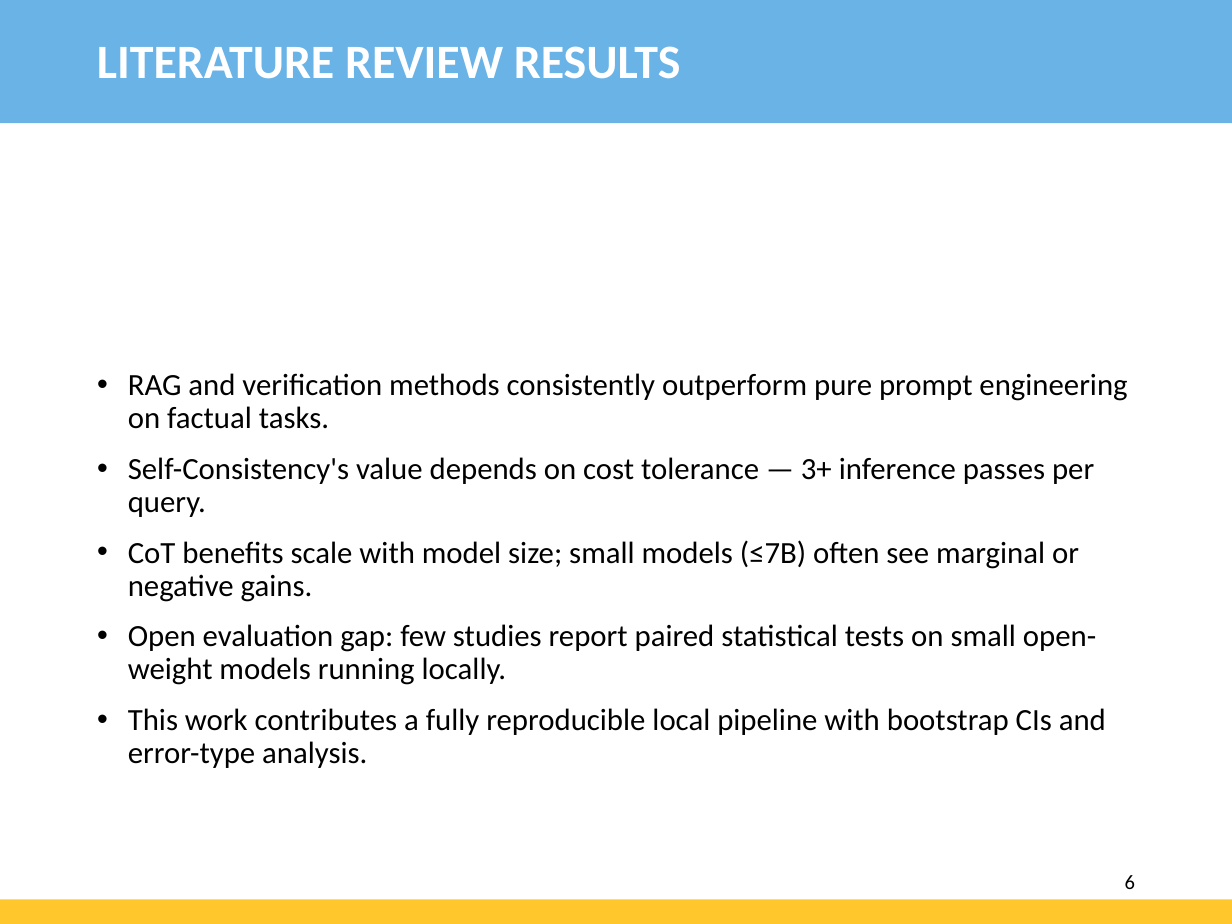
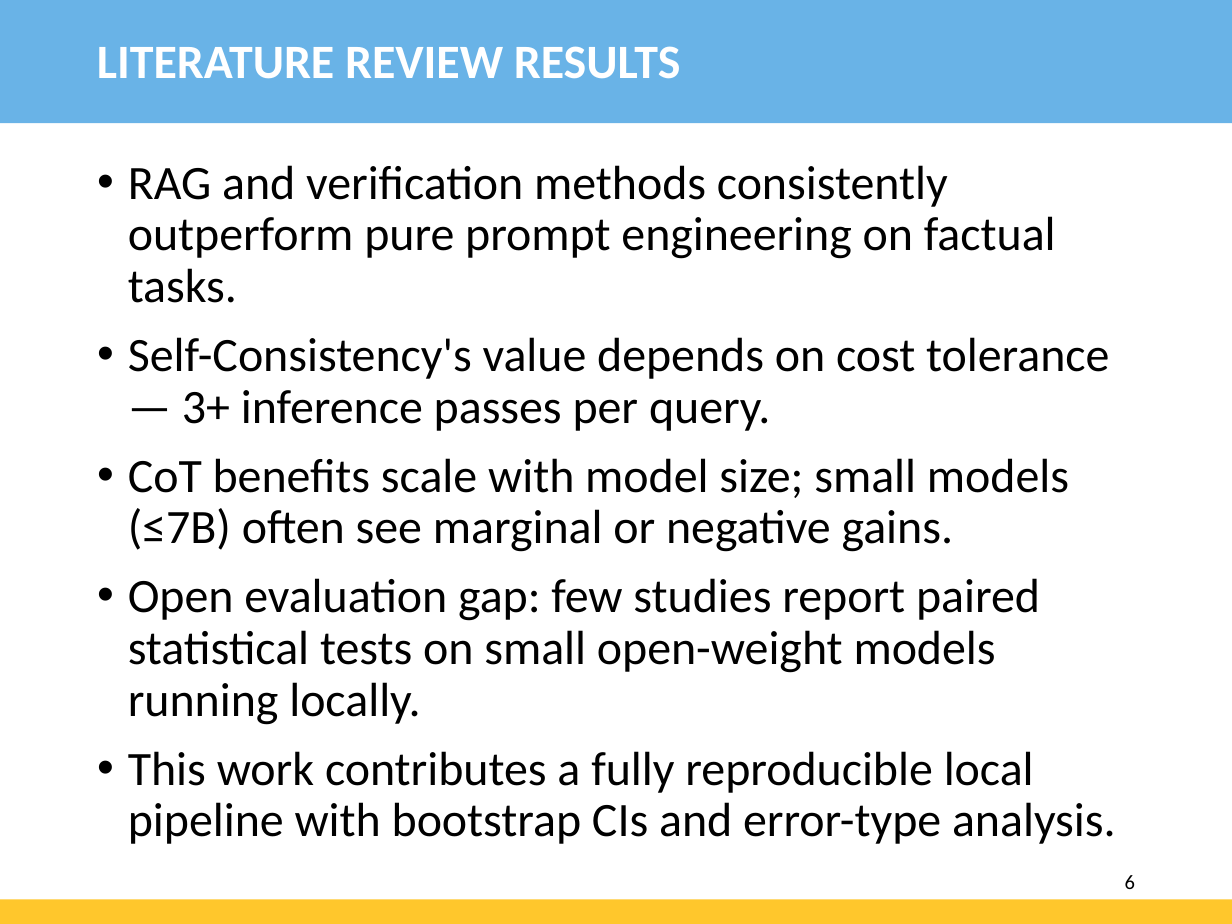
Before and after one commit to emigama01/Hallucination-Reduction, a slide deck: slide 6 of AI700-Final-PPT-Hallucination-LLM.pptx. Drawn at 1232x924 pixels with LibreOffice and Linux fonts; fonts in the diff are those of the drawing; background and template pictures are left out. Boxes give left, top, right and bottom in pixels: in the first picture for what was removed or moved away, otherwise in the second. Text is boxed around its words. In the diff, an @@ line names an element or a change of style, - is before the commit and + after.

```diff
--- a/AI700-Final-PPT-Hallucination-LLM.pptx
+++ b/AI700-Final-PPT-Hallucination-LLM.pptx
@@ text "RAG and verification methods consistently ...": place and size @@
-text "RAG and verification methods consistently ..." at box(128, 373, 1127, 768)
+text "RAG and verification methods consistently ..." at box(128, 165, 1116, 844)
@@ text "RAG and verification methods consistently ..." at box(128, 165, 1116, 844): size 18 to 28 pt @@
```
Also in this commit, not shown: 9 other slides changed, 3 other files.
